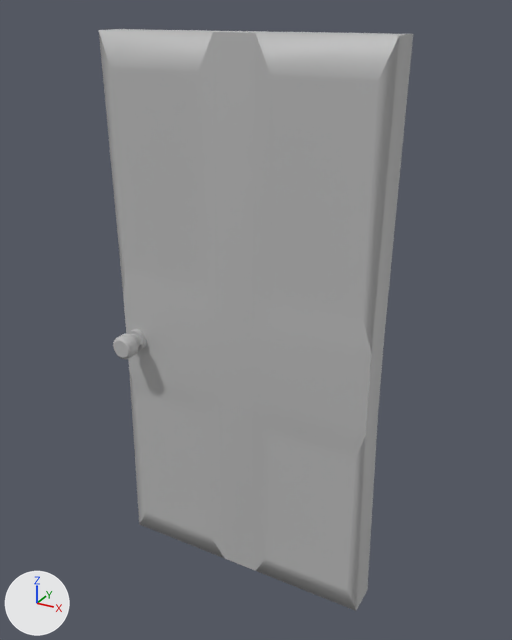
An edit to the FBX model Blender Game/door.fbx, drawn before and after from the same camera.
The view is the same before and after, from a 50 mm lens placed at (0.0346, -0.0544, 0.082), pointed at (-0.0016, 0.0114, 0.0491). The axes (+X, +Y, +Z) are drawn at lower left. The lights are the same throughout. Where no turn or scale is listed for an object, it has been applied to the vertices.
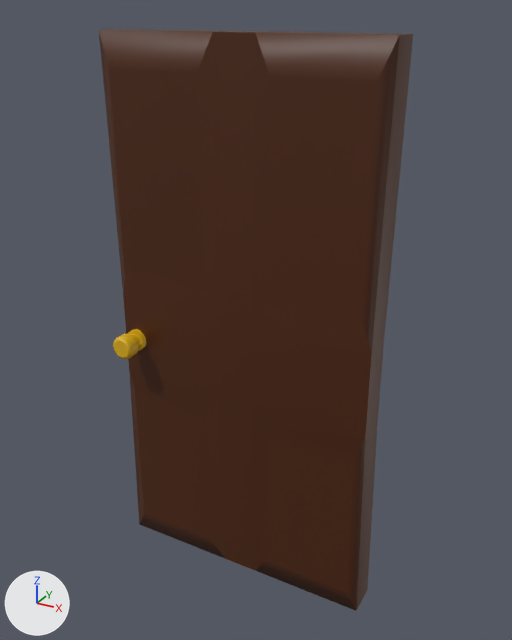
Scene script edits in JSON lines:
```json
{"op": "add", "block": "img_door1uv_png", "code": ["img_door1uv_png = load_image('door1UV.png', 'door1UV.png', 2048, 2048, 'sRGB')"]}
{"op": "add", "block": "mat_lambert3", "code": ["mat_lambert3 = principled_material('lambert3')", "mat_lambert3.texture = img_door1uv_png  # with its transparency"]}
{"block": "me_mesh", "where": "me_mesh.from_pydata(...)  # 359 vertices, 356 faces; spans x -0.0291..0.0036, y -0.0042..0.0066, z -0.0304..0.0344"}
{"op": "remove", "block": "me_mesh", "code": "me_mesh.materials.append(mat_lambert1)  # grey #bcbcbc"}
{"op": "add", "block": "me_mesh", "code": "me_mesh.materials.append(mat_lambert3)  # picture img_door1uv_png"}
```

Where the change shows, as pixel boxes [x1, y1, x2, y2] in the pictures (512 x 640 px):
```json
{"object": "pCube7", "change": "recoloured", "before": [99, 29, 413, 611], "after": [99, 29, 413, 611], "on screen": "grey to brown"}
```
